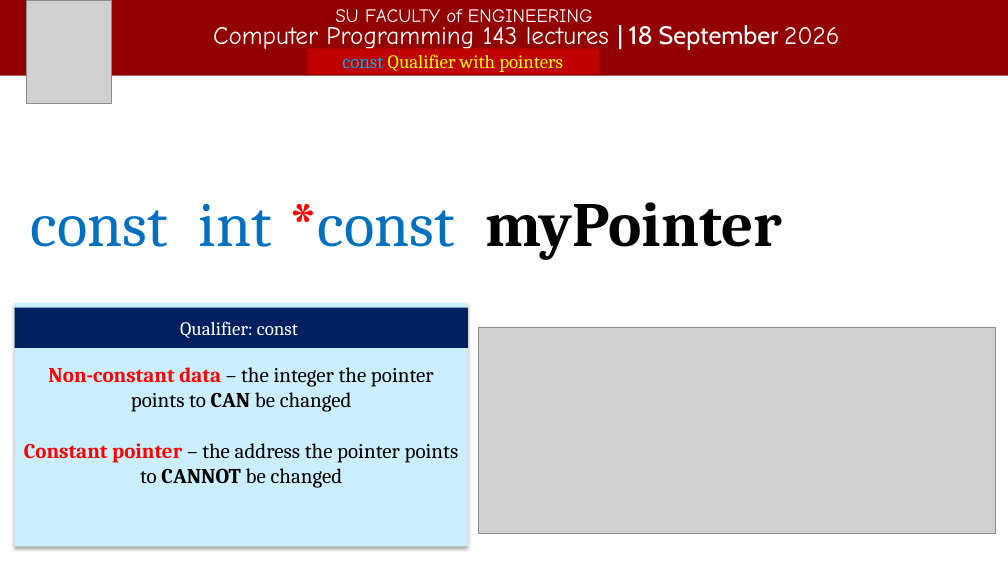
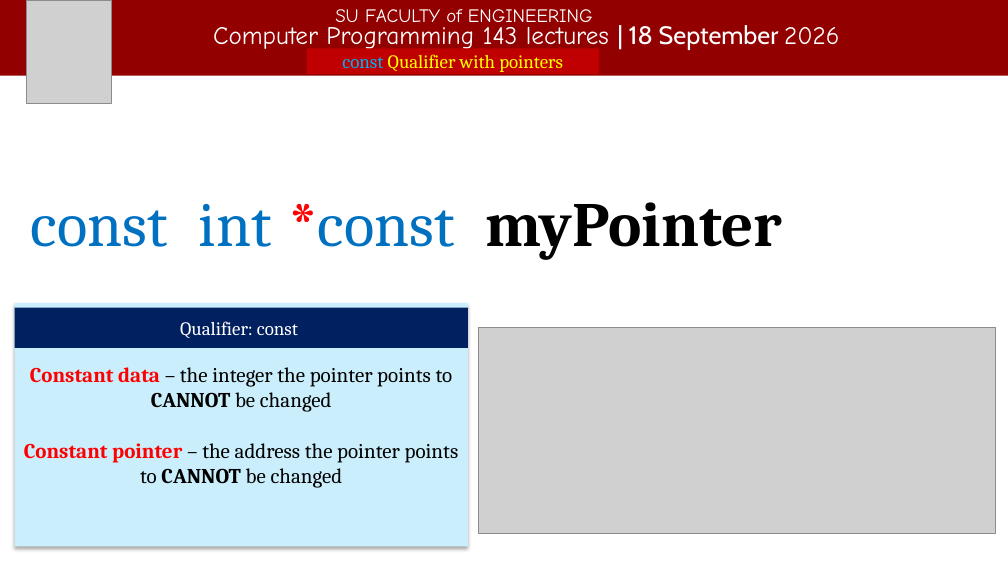
Before and after one commit to Hydrophilic-Wonder/Hydrophilic-Wonder.github.io, a slide deck: slide 7 of files/Lecture_19.pptx. Drawn at 1008x567 pixels with LibreOffice and Linux fonts; fonts in the diff are those of the drawing; grey boxes stand for pictures. Boxes give left, top, right and bottom in pixels: in the first picture for what was removed or moved away, otherwise in the second. Text is boxed around its words. In the diff, an @@ line names an element or a change of style, - is before the commit and + after.

```diff
--- a/files/Lecture_19.pptx
+++ b/files/Lecture_19.pptx
@@ text in rectangle at bbox=[30, 367, 453, 412]: text changed @@
-Non-constant data – the integer the pointer points to CAN be changed
+Constant data – the integer the pointer points to CANNOT be changed
```
